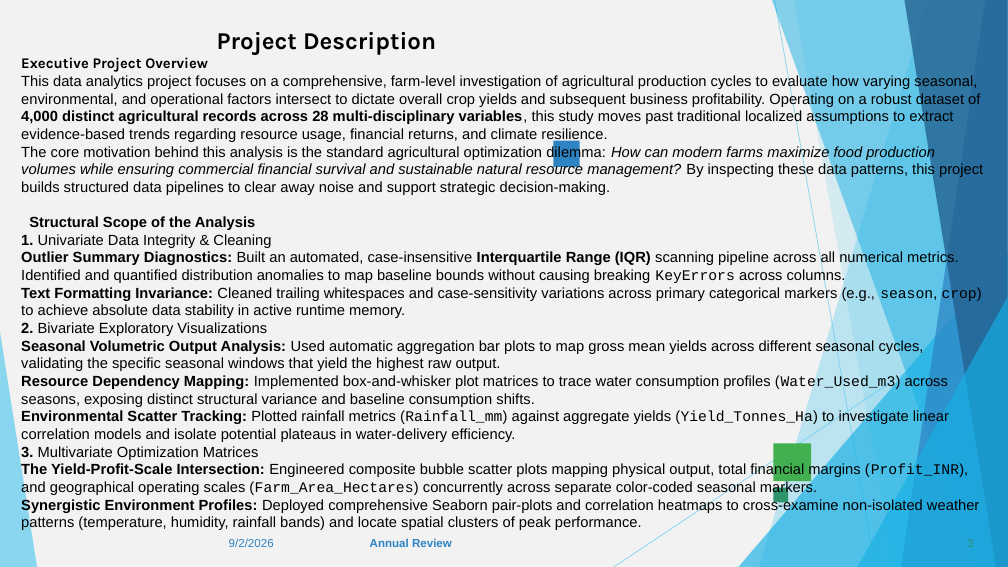
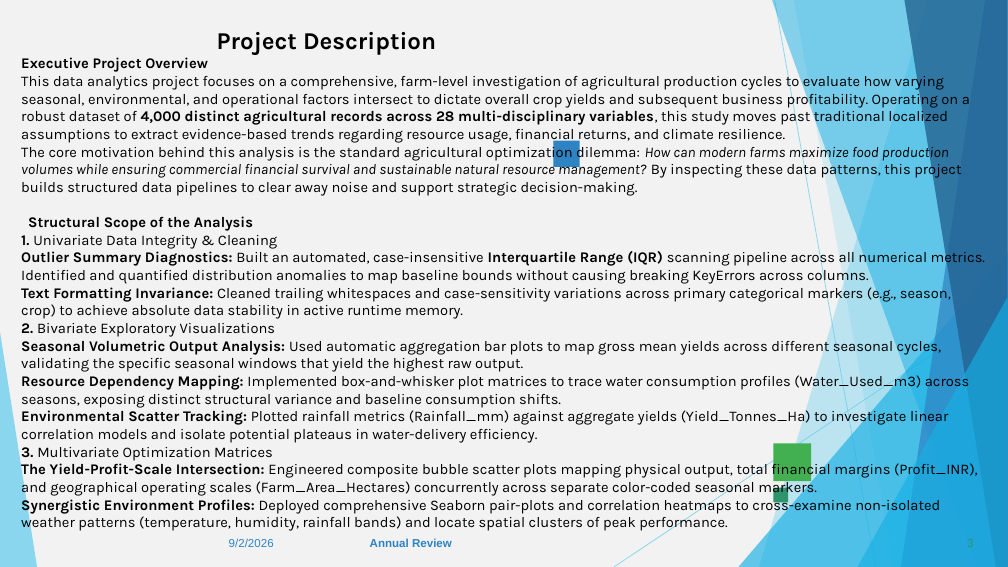
Before and after one commit to DesmondKarakara/Devdipro_Bhaduri-VOIS-AICTE-Major-Project-Seasonal-Agriculture-Performance-Analysis, a slide deck: slide 3 of VOIS_Major_Project_PPT_Submission_Devdipro.ppt. Drawn at 1008x567 pixels with LibreOffice and Linux fonts; fonts in the diff are those of the drawing. Boxes give left, top, right and bottom in pixels: in the first picture for what was removed or moved away, otherwise in the second. Text is boxed around its words. In the diff, an @@ line names an element or a change of style, - is before the commit and + after.

```diff
--- a/VOIS_Major_Project_PPT_Submission_Devdipro.ppt
+++ b/VOIS_Major_Project_PPT_Submission_Devdipro.ppt
@@ title "Project Description Executive Project Overview ..." at [21,32,985,532]: font Arial to Karla; font Courier New to Karla in "KeyErrors season, crop) (Water_Used_m3) (Rainfall_mm) (Yield ..." @@
```
Also in this commit, not shown: 4 other slides changed.
